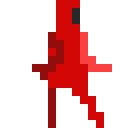
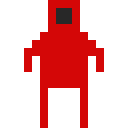
Comparing the layer stacks of the two 128×128 images. Changes:
hid group "Run" (6 layers) over [24, 0, 112, 128]
showed group "Idle" (4 layers) over [24, 0, 104, 128]
showed "Down" over [24, 0, 104, 128]
